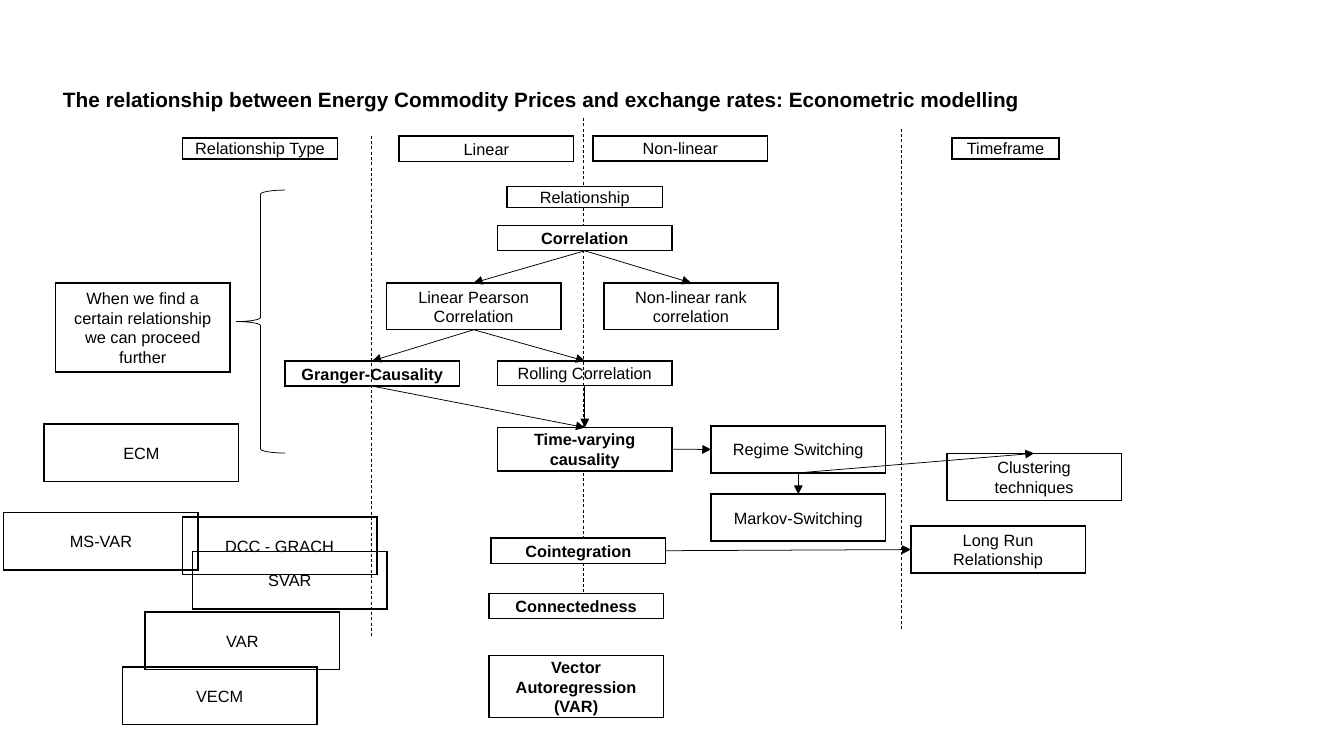
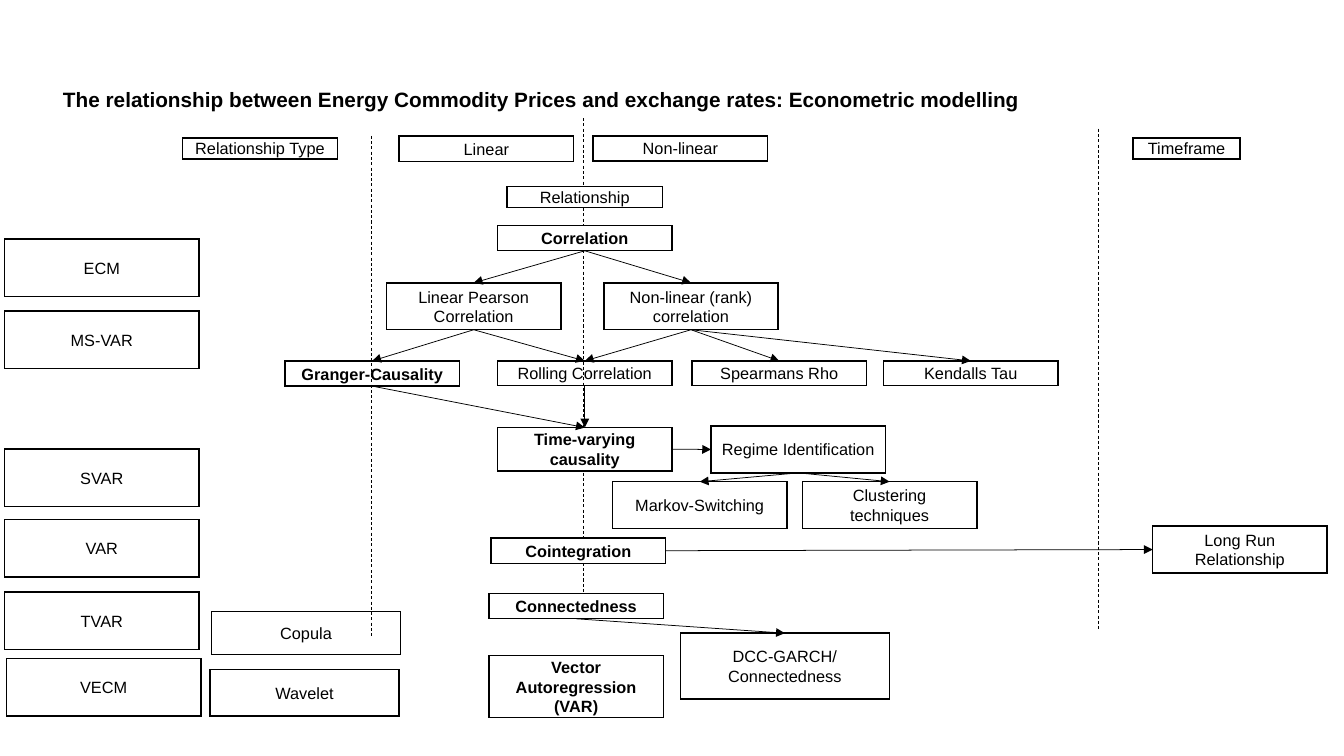
Before and after one commit to RobertHennings/Seminar, a slide deck: slide 14 of reports/presentation_pptx_version/PPTX_WiSo_Template.pptx. Drawn at 1344x756 pixels with LibreOffice and Linux fonts; fonts in the diff are those of the drawing; background and template pictures are left out. Boxes give left, top, right and bottom in pixels: in the first picture for what was removed or moved away, otherwise in the second. Text is boxed around its words. In the diff, an @@ line names an element or a change of style, - is before the commit and + after.

```diff
--- a/reports/presentation_pptx_version/PPTX_WiSo_Template.pptx
+++ b/reports/presentation_pptx_version/PPTX_WiSo_Template.pptx
@@ line moved from (901, 129) - (901, 629) to (1099, 129) - (1099, 629) @@
@@ rectangle "Timeframe": place and size @@
-rectangle "Timeframe" at <box>951,138,1058,159</box>
+rectangle "Timeframe" at <box>1133,138,1239,159</box>
@@ left brace removed at <box>236,190,285,452</box> @@
@@ rectangle "ECM": place and size @@
-rectangle "ECM" at <box>44,423,238,481</box>
+rectangle "ECM" at <box>4,239,198,297</box>
@@ rectangle removed at <box>55,283,230,372</box> @@
-When we find a certain relationship we can proceed further
@@ text in rectangle at <box>630,291,752,322</box>: text changed @@
-Non-linear rank correlation
+Non-linear (rank) correlation
@@ rectangle "MS-VAR": place and size @@
-rectangle "MS-VAR" at <box>3,512,197,570</box>
+rectangle "MS-VAR" at <box>4,311,198,369</box>
@@ arrow added from (691, 330) to (585, 361), #000000 0.5 pt @@
@@ arrow added from (691, 330) to (780, 361), #000000 0.5 pt @@
@@ arrow added from (691, 330) to (971, 361), #000000 0.5 pt @@
@@ rectangle added at <box>692,361,867,385</box>, outline #000000 1 pt, 11 pt, text #000000 @@
+Spearmans Rho
@@ rectangle added at <box>883,361,1058,385</box>, outline #000000 1 pt, 11 pt, text #000000 @@
+Kendalls Tau
@@ rectangle "SVAR": place and size @@
-rectangle "SVAR" at <box>193,551,387,609</box>
+rectangle "SVAR" at <box>4,449,198,507</box>
@@ text in rectangle at <box>722,443,875,459</box>: text changed @@
-Regime Switching
+Regime Identification
@@ arrow moved from (798, 473) - (798, 494) to (798, 473) - (700, 482) @@
@@ arrow moved from (798, 473) - (1034, 453) to (798, 473) - (890, 482) @@
@@ rectangle "Markov-Switching": place and size @@
-rectangle "Markov-Switching" at <box>711,494,886,541</box>
+rectangle "Markov-Switching" at <box>612,482,787,529</box>
@@ rectangle "Clustering techniques": place and size @@
-rectangle "Clustering techniques" at <box>947,453,1122,500</box>
+rectangle "Clustering techniques" at <box>802,482,977,529</box>
@@ rectangle "VAR": place and size @@
-rectangle "VAR" at <box>145,612,339,670</box>
+rectangle "VAR" at <box>4,519,198,577</box>
@@ rectangle removed at <box>182,517,377,575</box> @@
-DCC - GRACH
@@ rectangle "Long Run Relationship": place and size @@
-rectangle "Long Run Relationship" at <box>911,526,1086,573</box>
+rectangle "Long Run Relationship" at <box>1153,526,1328,573</box>
@@ arrow moved from (666, 550) - (911, 549) to (666, 550) - (1153, 549) @@
@@ rectangle added at <box>4,592,198,650</box>, outline #000000 1 pt, 11 pt, text #000000 @@
+TVAR
@@ rectangle added at <box>211,611,400,655</box>, outline #000000 1 pt, 11 pt, text #000000 @@
+Copula
@@ arrow added from (576, 619) to (785, 634), #000000 0.5 pt @@
@@ rectangle "VECM": place and size @@
-rectangle "VECM" at <box>123,667,317,724</box>
+rectangle "VECM" at <box>6,658,201,716</box>
@@ rectangle added at <box>681,634,890,700</box>, outline #000000 1 pt, 11 pt, text #000000 @@
+DCC-GARCH/Connectedness
@@ rectangle added at <box>210,669,399,716</box>, outline #000000 1 pt, 11 pt, text #000000 @@
+Wavelet
```
Also in this commit, not shown: 3 other slides changed, 21 other files.
